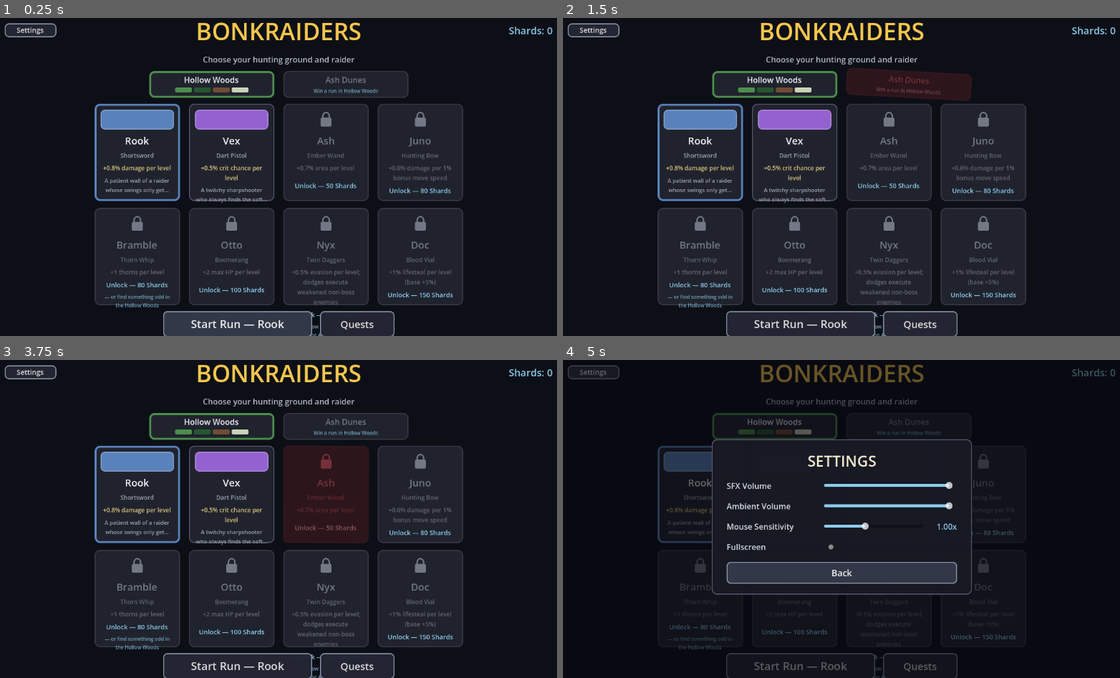
Above: before the commit, frames 1-4 (two rows, left to right).
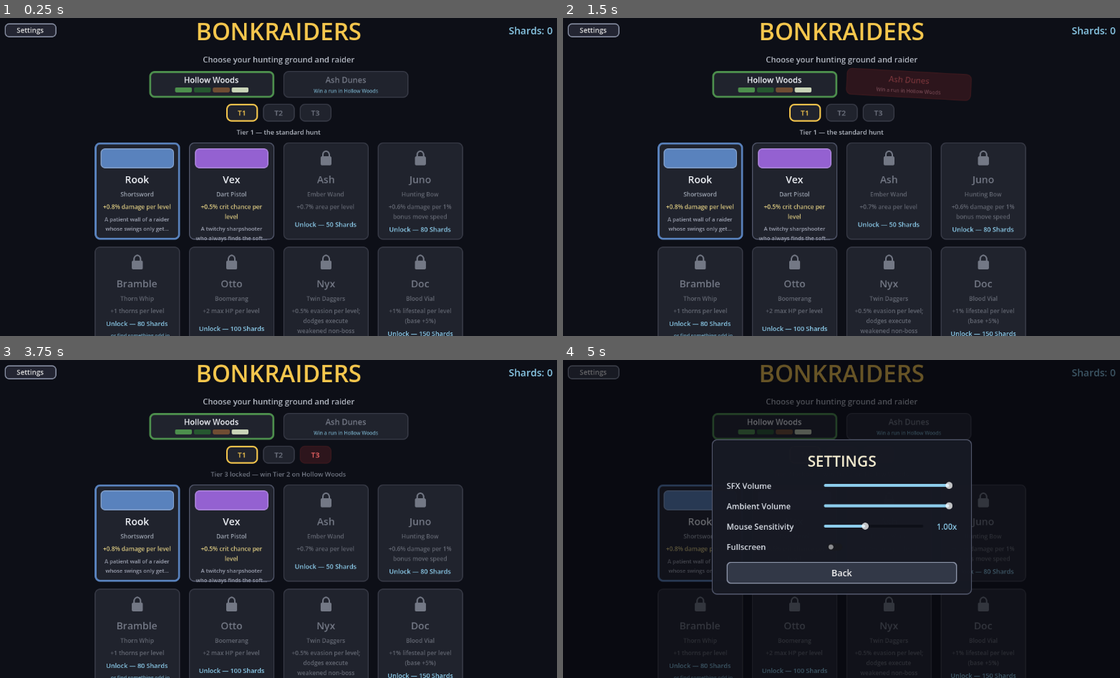
Above: after the commit, the same moments.

Repository: MotelPaso/chipeteao-main
Game: Godot game, scene res://scenes/ui/CharacterSelect.tscn
The game is run twice, just before and just after one commit, with the same random seed, the same clock (stepped at 60 frames per second) and the same inputs.
Inputs (mouse positions are in pixels of both pictures, inside the frame that each line leads up to):
- Up to frame 1 (0.25 s): no input
- Up to frame 2 (1.5 s): click (774, 84) at 0.52 s; click (908, 84) at 1.27 s
- Up to frame 3 (3.75 s): click (239, 455) at 2 s, where only the run after the commit has a clickable "T1"; click (278, 455) at 2.75 s, where only the run after the commit has a clickable "T2"; click (317, 455) at 3.5 s, where only the run after the commit has a clickable "T3"
- Up to frame 4 (5 s): click "Settings" at 4.25 s

The runs differ from the first frame. In frame 1, 12% of the frame differs, in the area x 16-84%, y 26-100%; in frame 2, 11%; in frame 3, 12%; in frame 4, 3.5%.

Commit message:
Add per-map tier system: tiered enemy/boss/XP scaling, win-gated tier unlocks, tier picker, tier quests
Co-Authored-By: Claude Fable 5 <noreply@anthropic.com>

Diff:
--- a/scenes/ui/CharacterSelect.tscn
+++ b/scenes/ui/CharacterSelect.tscn
@@ -50,6 +50,18 @@
 size_flags_horizontal = 4
 theme_override_constants/separation = 18
 
+[node name="TierRow" type="HBoxContainer" parent="Center/VBox"]
+unique_name_in_owner = true
+size_flags_horizontal = 4
+theme_override_constants/separation = 10
+
+[node name="TierSummaryLabel" type="Label" parent="Center/VBox"]
+unique_name_in_owner = true
+theme_override_colors/font_color = Color(0.72, 0.74, 0.78, 1)
+theme_override_font_sizes/font_size = 13
+horizontal_alignment = 1
+text = "Tier 1 — the standard hunt"
+
 [node name="CardsGrid" type="GridContainer" parent="Center/VBox"]
 unique_name_in_owner = true
 size_flags_horizontal = 4
--- a/scenes/ui/HUD.tscn
+++ b/scenes/ui/HUD.tscn
@@ -34,6 +34,23 @@
 theme_override_colors/font_color = Color(0.94, 0.95, 0.97, 1)
 theme_override_font_sizes/font_size = 30
 text = "00:00"
+
+[node name="TierLabel" type="Label" parent="."]
+unique_name_in_owner = true
+visible = false
+anchor_left = 0.5
+anchor_right = 0.5
+offset_left = -100.0
+offset_top = 30.0
+offset_right = -64.0
+offset_bottom = 30.0
+grow_horizontal = 0
+theme_override_colors/font_color = Color(0.96, 0.78, 0.3, 1)
+theme_override_colors/font_outline_color = Color(0.1, 0.07, 0.02, 0.9)
+theme_override_constants/outline_size = 4
+theme_override_font_sizes/font_size = 14
+text = "T2"
+horizontal_alignment = 2
 
 [node name="CurseLabel" type="Label" parent="."]
 unique_name_in_owner = true
--- a/scripts/enemies/duneburrower.gd
+++ b/scripts/enemies/duneburrower.gd
@@ -138,6 +138,12 @@
 		player_health.take_damage(erupt_damage, false, self)
 
 
+# Was missing pre-tiers, so elite/tier damage factors silently skipped the
+# burrower; now both land on the eruption.
+func _apply_elite_damage(multiplier: float) -> void:
+	erupt_damage *= multiplier
+
+
 ## Surfacing squash-and-stretch: the worm pops out of the ground.
 func _play_erupt_pop() -> void:
 	_visual.scale = Vector3(1.3, 0.15, 1.3)
--- a/scripts/enemies/enemy_base.gd
+++ b/scripts/enemies/enemy_base.gd
@@ -27,6 +27,8 @@
 
 var _gravity: float = ProjectSettings.get_setting("physics/3d/default_gravity", 9.8)
 var _xp_multiplier: int = 1
+## Map-tier XP gem value factor (see apply_tier_scaling); 1.0 = baseline.
+var _tier_xp_multiplier: float = 1.0
 # Timed slow (Thorn Whip etc.): a speed multiplier active while the timer
 # runs; expiry restores full speed. See apply_slow for the refresh rules.
 var _slow_multiplier: float = 1.0
@@ -114,6 +116,21 @@
 ## Current external speed multiplier: 1.0 whenever no slow is active.
 func active_slow_multiplier() -> float:
 	return _slow_multiplier if _slow_time_left > 0.0 else 1.0
+
+
+## Map-tier difficulty hook (GDD 6/7), applied by the spawner right after
+## a spawn: multiplies max HP (healed to the new max), attack damage
+## (through the same virtual elites use), and the XP gem payout. Distinct
+## from make_elite() and stacks multiplicatively with it in either order.
+## Every factor at 1.0 (tier 1) is an exact no-op. Call after the enemy is
+## inside the tree (relies on the onready Health child).
+func apply_tier_scaling(hp_mult: float, dmg_mult: float, xp_value_mult: float = 1.0) -> void:
+	if hp_mult != 1.0:
+		_health.max_hp *= hp_mult
+		_health.heal_full()
+	if dmg_mult != 1.0:
+		_apply_elite_damage(dmg_mult)
+	_tier_xp_multiplier = xp_value_mult
 
 
 ## Promotes this enemy to an elite: more HP (healed to the new max), speed,
@@ -220,7 +237,9 @@
 	if gem == null:
 		drop.free()
 		return
-	gem.xp_value *= _xp_multiplier
+	# Elite factor first (int), then the map-tier value factor (min 1 XP);
+	# both 1 on a baseline spawn, leaving the scene value untouched.
+	gem.xp_value = maxi(roundi(float(gem.xp_value * _xp_multiplier) * _tier_xp_multiplier), 1)
 	# Parented to the scene root, not this enemy, so it outlives the corpse.
 	get_tree().current_scene.add_child(gem)
 	gem.global_position = global_position + Vector3.UP * 0.6
--- a/scripts/systems/enemy_spawner.gd
+++ b/scripts/systems/enemy_spawner.gd
@@ -89,6 +89,24 @@
 var _bosses_alive: int = 0
 var _relief_timer: float = 0.0
 
+## Map-tier factors (MapCatalog tier spec), pushed by the arena's
+## RunSystems root at ready through the "enemy_spawner" group. All 1.0
+## until then and at tier 1, so the baseline game is untouched.
+var _tier_hp_multiplier: float = 1.0
+var _tier_damage_multiplier: float = 1.0
+var _tier_spawn_rate_multiplier: float = 1.0
+var _tier_boss_multiplier: float = 1.0
+var _tier_xp_multiplier: float = 1.0
+
+
+## Group hook (RunSystems): adopt the selected map tier's spec.
+func apply_tier_spec(spec: Dictionary) -> void:
+	_tier_hp_multiplier = float(spec.get("enemy_hp_mult", 1.0))
+	_tier_damage_multiplier = float(spec.get("enemy_damage_mult", 1.0))
+	_tier_spawn_rate_multiplier = maxf(float(spec.get("spawn_rate_mult", 1.0)), 0.1)
+	_tier_boss_multiplier = float(spec.get("boss_mult", 1.0))
+	_tier_xp_multiplier = float(spec.get("xp_value_mult", 1.0))
+
 
 func _ready() -> void:
 	# Shrines reach the spawner through this group, never by node path.
@@ -115,7 +133,9 @@
 		interval *= boss_alive_interval_multiplier
 	elif _relief_timer > 0.0:
 		interval *= boss_relief_interval_multiplier
-	return interval
+	# Tier pressure divides last, after the min_interval floor, so higher
+	# tiers stay proportionally faster even late-run.
+	return interval / _tier_spawn_rate_multiplier
 
 
 func current_count_per_tick() -> int:
@@ -191,6 +211,7 @@
 		return
 	add_child(enemy)
 	enemy.global_position = _ring_position(player)
+	enemy.apply_tier_scaling(_tier_hp_multiplier, _tier_damage_multiplier, _tier_xp_multiplier)
 	if randf() < elite_chance():
 		enemy.make_elite()
 
@@ -222,6 +243,7 @@
 		pos.z = clampf(pos.z, -arena_half_extent, arena_half_extent)
 		pos.y = _ground_height(pos, player) + 0.05
 		enemy.global_position = pos
+		enemy.apply_tier_scaling(_tier_hp_multiplier, _tier_damage_multiplier, _tier_xp_multiplier)
 		if randf() < elite_chance():
 			enemy.make_elite()
 
@@ -255,8 +277,12 @@
 		boss.boss_title = title_override
 	add_child(boss)
 	boss.global_position = _ring_position(player)
-	if stat_multiplier > 1.0:
-		boss.apply_tier(stat_multiplier)
+	# Elder rematch factor and map-tier factor land as one apply_tier call
+	# (their product), so tier_body_scale applies once per boss, and tier-1
+	# base bosses (product 1.0) stay exactly baseline.
+	var combined_multiplier := stat_multiplier * _tier_boss_multiplier
+	if combined_multiplier > 1.0:
+		boss.apply_tier(combined_multiplier)
 	# Curse Shrine payoff: the next boss consumes every banked stack and
 	# spawns harder but richer (multipliers exported on the boss).
 	var curse_stacks := RunState.consume_curses()
--- a/scripts/systems/game_config.gd
+++ b/scripts/systems/game_config.gd
@@ -13,3 +13,9 @@
 ## being played). Set by the select screen; the arena's RunSystems root
 ## republishes it at ready so direct boots stay consistent.
 var selected_map_id: String = MapCatalog.DEFAULT_ID
+
+## Map tier (1..MapCatalog.TIER_COUNT) the next run plays at. The select
+## screen resets it to 1 when switching to a map where the pick is still
+## locked, and RunSystems clamps it again at ready (direct boots, stale
+## cross-map picks), so an unearned tier can never reach a spawner.
+var selected_tier: int = 1
--- a/scripts/systems/map_catalog.gd
+++ b/scripts/systems/map_catalog.gd
@@ -14,9 +14,37 @@
 ##             list in save_data.gd).
 ##   locked_hint: select-card line telling the player how to unlock.
 ##   palette: swatch-strip colors on the select card (the biome's mood).
+##   tiers: this map's difficulty ladder (see DEFAULT_TIERS). Tier N+1
+##             unlocks by winning tier N on that same map
+##             (SaveData.is_tier_unlocked).
 
 ## Fallback map when no selection was made (an arena booted directly).
 const DEFAULT_ID: String = "hollow_woods"
+
+const TIER_COUNT: int = 3
+
+## The 3-tier difficulty ladder every map ships with (GDD 6: the boss line
+## gets harder per map tier). Tier 1 is the exact baseline game — every
+## multiplier 1.0, no bonus — so a legacy save or a direct boot changes
+## nothing. Per-tier fields:
+##   enemy_hp_mult/enemy_damage_mult: regular-spawn scaling, applied by the
+##             spawner via EnemyBase.apply_tier_scaling (stacks with elites).
+##   spawn_rate_mult: spawns-per-second factor (divides the interval).
+##   boss_mult: fed into BossBase.apply_tier (multiplies with the Elder
+##             rematch factor, stacks with curse as today).
+##   xp_value_mult: regular XP-gem value factor (rounded, min 1).
+##   shard_bonus: Shards credited outright on a victory at this tier.
+const DEFAULT_TIERS: Array[Dictionary] = [
+	{"tier": 1, "enemy_hp_mult": 1.0, "enemy_damage_mult": 1.0,
+			"spawn_rate_mult": 1.0, "boss_mult": 1.0,
+			"xp_value_mult": 1.0, "shard_bonus": 0},
+	{"tier": 2, "enemy_hp_mult": 1.6, "enemy_damage_mult": 1.35,
+			"spawn_rate_mult": 1.25, "boss_mult": 1.5,
+			"xp_value_mult": 1.3, "shard_bonus": 20},
+	{"tier": 3, "enemy_hp_mult": 2.4, "enemy_damage_mult": 1.7,
+			"spawn_rate_mult": 1.5, "boss_mult": 2.0,
+			"xp_value_mult": 1.6, "shard_bonus": 50},
+]
 
 const MAP_LIBRARY: Array[Dictionary] = [
 	{
@@ -27,6 +55,7 @@
 		"locked_hint": "",
 		"palette": [Color(0.3, 0.56, 0.3), Color(0.15, 0.34, 0.19),
 				Color(0.44, 0.3, 0.2), Color(0.79, 0.83, 0.72)],
+		"tiers": DEFAULT_TIERS,
 	},
 	{
 		"id": "ash_dunes", "display_name": "Ash Dunes",
@@ -36,6 +65,7 @@
 		"locked_hint": "Win a run in Hollow Woods",
 		"palette": [Color(0.82, 0.66, 0.4), Color(0.68, 0.36, 0.26),
 				Color(0.24, 0.55, 0.45), Color(0.94, 0.66, 0.42)],
+		"tiers": DEFAULT_TIERS,
 	},
 ]
 
@@ -52,3 +82,30 @@
 static func by_id_or_default(map_id: String) -> Dictionary:
 	var row := by_id(map_id)
 	return row if not row.is_empty() else by_id(DEFAULT_ID)
+
+
+## The map's spec for the given tier; an unknown tier (or map) falls back
+## to the baseline tier-1 spec, so bad input can only mean "current game".
+static func tier_spec(map_id: String, tier: int) -> Dictionary:
+	var tiers: Array = by_id_or_default(map_id).get("tiers", DEFAULT_TIERS)
+	for entry: Variant in tiers:
+		var spec := entry as Dictionary
+		if int(spec.tier) == tier:
+			return spec
+	return tiers[0] as Dictionary
+
+
+static func tier_shard_bonus(map_id: String, tier: int) -> int:
+	return int(tier_spec(map_id, tier).shard_bonus)
+
+
+## One-line description of a tier for the select screen.
+static func tier_summary(map_id: String, tier: int) -> String:
+	var spec := tier_spec(map_id, tier)
+	if int(spec.tier) <= 1:
+		return "Tier 1 — the standard hunt"
+	return "Tier %d — enemies +%d%% HP, +%d%% dmg · +%d bonus shards" % [
+			int(spec.tier),
+			roundi((float(spec.enemy_hp_mult) - 1.0) * 100.0),
+			roundi((float(spec.enemy_damage_mult) - 1.0) * 100.0),
+			int(spec.shard_bonus)]
--- a/scripts/systems/quest_catalog.gd
+++ b/scripts/systems/quest_catalog.gd
@@ -154,6 +154,17 @@
 		"description": "Finish 3 runs in Ash Dunes.",
 		"stat": "runs_on_ash_dunes", "target": 3, "reward": 50,
 	},
+	# Map tiers (win-gated ladders; any map counts).
+	{
+		"id": "tier2_win", "display_name": "Ascendant",
+		"description": "Win a Tier 2 run on any map.",
+		"stat": "any_t2_win", "target": 1, "reward": 70,
+	},
+	{
+		"id": "tier3_win", "display_name": "Apex Raider",
+		"description": "Win a Tier 3 run on any map.",
+		"stat": "any_t3_win", "target": 1, "reward": 120,
+	},
 	# Hidden minibosses (GDD 6 secrets). Descriptions stay vague on purpose:
 	# the quest log teases that a secret exists without mapping the trigger.
 	{
--- a/scripts/systems/run_manager.gd
+++ b/scripts/systems/run_manager.gd
@@ -56,7 +56,11 @@
 	# the save write all happen here, exactly once per run. The screen reads
 	# the outcome from SaveData.last_* so the signal shape stays unchanged.
 	var fold := SaveData.fold_run_results(victory, GameConfig.selected_character_id,
-			GameConfig.selected_map_id, RunState.level, RunState.kills, RunState.run_time)
+			GameConfig.selected_map_id, GameConfig.selected_tier,
+			RunState.level, RunState.kills, RunState.run_time)
 	print("Meta saved: %d quest(s) newly completed, %d shard(s) to claim" % [
 			(fold.new_quest_ids as Array).size(), int(fold.reward_shards)])
+	if SaveData.last_tier_bonus_shards > 0:
+		print("Tier %d victory bonus: +%d shards" % [
+				GameConfig.selected_tier, SaveData.last_tier_bonus_shards])
 	run_ended.emit(victory)
--- a/scripts/systems/save_data.gd
+++ b/scripts/systems/save_data.gd
@@ -15,6 +15,10 @@
 ##   chests_opened, max_level (high-water), best_run_minutes (high-water),
 ##   runs_as_<character_id>, wins_as_<character_id>,
 ##   runs_on_<map_id>, victories_<map_id>,
+##   victories_<map_id>_t<tier> (per-map-tier wins; tier N wins gate tier
+##   N+1 — see is_tier_unlocked; victories_<map_id> keeps counting
+##   any-tier wins so pre-tier quests and unlocks never regress),
+##   any_t2_win / any_t3_win (tier-victory quests),
 ##   slain_<miniboss_id> (hidden-boss kills, bumped by SecretBossBase).
 
 signal shards_changed(balance: int)
@@ -49,6 +53,13 @@
 ## (the run_ended signal shape stays untouched; loose coupling via here).
 var last_new_quest_ids: Array[String] = []
 var last_reward_shards: int = 0
+## Shards credited outright by the last fold's tier victory bonus (0 for a
+## defeat or a tier-1 win).
+var last_tier_bonus_shards: int = 0
+
+## Last tier picked per map id on the select screen (a remembered-choice
+## nicety, not a gate — the screen still clamps to unlocked tiers).
+var tier_choices: Dictionary[String, int] = {}
 
 ## --- Settings (persisted values; the Settings autoload applies them to
 ## buses/window and is the only writer — see settings_apply.gd) ----------
@@ -87,19 +98,28 @@
 ## --- Run-end fold (RunManager) ----------------------------------------
 
 ## Folds one finished run into the lifetime counters, marks any quest that
-## just hit its target (claiming stays manual, in the quest log), saves,
-## and returns {"new_quest_ids": Array[String], "reward_shards": int} —
-## the claimable Shard value of the newly completed quests.
-func fold_run_results(victory: bool, character_id: String, map_id: String,
+## just hit its target (claiming stays manual, in the quest log), credits
+## any tier victory bonus outright, saves, and returns
+## {"new_quest_ids": Array[String], "reward_shards": int} — the claimable
+## Shard value of the newly completed quests (the tier bonus is separate,
+## in last_tier_bonus_shards, because it needs no claim).
+func fold_run_results(victory: bool, character_id: String, map_id: String, tier: int,
 		level: int, kills: int, run_seconds: float) -> Dictionary:
+	tier = clampi(tier, 1, MapCatalog.TIER_COUNT)
 	bump("total_kills", kills)
 	bump("runs_finished")
 	bump("runs_as_" + character_id)
 	bump("runs_on_" + map_id)
+	last_tier_bonus_shards = 0
 	if victory:
 		bump("victories")
 		bump("wins_as_" + character_id)
 		bump("victories_" + map_id)
+		bump("victories_%s_t%d" % [map_id, tier])
+		if tier >= 2:
+			bump("any_t%d_win" % tier)
+			last_tier_bonus_shards = MapCatalog.tier_shard_bonus(map_id, tier)
+			shards += last_tier_bonus_shards
 	raise_to("max_level", level)
 	raise_to("best_run_minutes", int(run_seconds / 60.0))
 	last_new_quest_ids = _evaluate_quests()
@@ -107,6 +127,8 @@
 	for quest_id: String in last_new_quest_ids:
 		last_reward_shards += int(QuestCatalog.by_id(quest_id).reward)
 	save()
+	if last_tier_bonus_shards > 0:
+		shards_changed.emit(shards)
 	return {
 		"new_quest_ids": last_new_quest_ids,
 		"reward_shards": last_reward_shards,
@@ -170,6 +192,35 @@
 	return stat(stat_id) >= int(row.unlock_target)
 
 
+## --- Map tiers ----------------------------------------------------------
+
+## Tier 1 is always playable on any known map; tier N+1 unlocks by WINNING
+## tier N on that same map (per-map, so a Hollow Woods T2 win says nothing
+## about Ash Dunes). Legacy saves have no per-tier counters, so they read
+## as "only T1 unlocked" — exactly right.
+func is_tier_unlocked(map_id: String, tier: int) -> bool:
+	if MapCatalog.by_id(map_id).is_empty():
+		return false
+	if tier == 1:
+		return true
+	if tier < 1 or tier > MapCatalog.TIER_COUNT:
+		return false
+	return stat("victories_%s_t%d" % [map_id, tier - 1]) >= 1
+
+
+## Remembered select-screen tier pick for a map (1 when never picked).
+func tier_choice(map_id: String) -> int:
+	return clampi(int(tier_choices.get(map_id, 1)), 1, MapCatalog.TIER_COUNT)
+
+
+func set_tier_choice(map_id: String, tier: int) -> void:
+	tier = clampi(tier, 1, MapCatalog.TIER_COUNT)
+	if tier_choice(map_id) == tier:
+		return
+	tier_choices[map_id] = tier
+	save()
+
+
 ## --- Character unlocks -------------------------------------------------
 
 func is_unlocked(character_id: String) -> bool:
@@ -235,6 +286,8 @@
 	counters = _as_int_dict(data.get("counters"))
 	completed_quest_ids = _as_string_array(data.get("completed_quests"))
 	claimed_quest_ids = _as_string_array(data.get("claimed_quests"))
+	# Missing on legacy (pre-tier) saves: every map just remembers tier 1.
+	tier_choices = _as_int_dict(data.get("tier_choice"))
 	_load_settings(data.get("settings"))
 	# Starters are always playable, even if an edited file dropped them.
 	for starter_id: String in CharacterCatalog.starter_ids():
@@ -257,6 +310,7 @@
 	counters = {}
 	completed_quest_ids = []
 	claimed_quest_ids = []
+	tier_choices = {}
 	sfx_volume = DEFAULT_SFX_VOLUME
 	ambient_volume = DEFAULT_AMBIENT_VOLUME
 	mouse_sensitivity = DEFAULT_MOUSE_SENSITIVITY
@@ -287,6 +341,7 @@
 		"counters": counters,
 		"completed_quests": completed_quest_ids,
 		"claimed_quests": claimed_quest_ids,
+		"tier_choice": tier_choices,
 		"settings": {
 			"sfx_volume": sfx_volume,
 			"ambient_volume": ambient_volume,
--- a/scripts/ui/character_select.gd
+++ b/scripts/ui/character_select.gd
@@ -12,9 +12,12 @@
 ## for N? [Yes]" confirm (second click cancels), while a short balance
 ## earns a red-flash shake instead. Locked maps show grayed with the
 ## catalog's unlock hint and reject clicks the same way (map unlocks are
-## earned, never bought). The Shard balance sits top-right and the Quests
-## button opens the quest log. Styling matches the run UI: dark
-## StyleBoxFlat.
+## earned, never bought). Under the map row, a T1/T2/T3 tier picker for
+## the selected map: tiers are win-gated per map (SaveData
+## .is_tier_unlocked), locked picks gray out and explain the gate, and the
+## last pick per map persists (SaveData.tier_choice). The Shard balance
+## sits top-right and the Quests button opens the quest log. Styling
+## matches the run UI: dark StyleBoxFlat.
 
 const QUEST_LOG_SCENE_PATH := "res://scenes/ui/QuestLog.tscn"
 
@@ -27,9 +30,14 @@
 const LOCKED_TEXT_COLOR := Color(0.45, 0.47, 0.52)
 const SHARD_TEXT_COLOR := Color(0.55, 0.8, 0.92)
 const REJECT_FLASH_COLOR := Color(1.0, 0.42, 0.42)
+const TIER_ACCENT_COLOR := Color(0.96, 0.78, 0.3)
+const TIER_SUMMARY_COLOR := Color(0.72, 0.74, 0.78)
+const TIER_BUTTON_SIZE := Vector2(64, 36)
 
 @onready var _cards_grid: GridContainer = %CardsGrid
 @onready var _map_row: HBoxContainer = %MapRow
+@onready var _tier_row: HBoxContainer = %TierRow
+@onready var _tier_summary_label: Label = %TierSummaryLabel
 @onready var _start_button: Button = %StartButton
 @onready var _quests_button: Button = %QuestsButton
 @onready var _settings_button: Button = %SettingsButton
@@ -40,6 +48,8 @@
 var _cards_by_id: Dictionary[String, Button] = {}
 ## Card button per catalog map id, for selection restyling.
 var _map_cards_by_id: Dictionary[String, Button] = {}
+## Tier picker buttons, index 0 = tier 1; restyled per selected map.
+var _tier_buttons: Array[Button] = []
 ## Character id whose card currently shows the inline unlock confirm.
 var _pending_unlock_id: String = ""
 
@@ -52,6 +62,14 @@
 		map_card.pressed.connect(_on_map_card_pressed.bind(String(map_row.id)))
 		_map_row.add_child(map_card)
 		_map_cards_by_id[String(map_row.id)] = map_card
+	for tier in range(1, MapCatalog.TIER_COUNT + 1):
+		var tier_button := Button.new()
+		tier_button.custom_minimum_size = TIER_BUTTON_SIZE
+		tier_button.text = "T%d" % tier
+		tier_button.add_theme_font_size_override("font_size", 15)
+		tier_button.pressed.connect(_on_tier_pressed.bind(tier))
+		_tier_row.add_child(tier_button)
+		_tier_buttons.append(tier_button)
 	for character: Dictionary in CharacterCatalog.CHARACTER_LIBRARY:
 		var card := Button.new()
 		card.custom_minimum_size = CARD_SIZE
@@ -143,7 +161,14 @@
 
 func _select_map(map_id: String) -> void:
 	GameConfig.selected_map_id = map_id
+	# Restore this map's remembered tier pick; a tier the map hasn't
+	# earned yet (or a legacy save with none) drops to the baseline.
+	var remembered_tier := SaveData.tier_choice(map_id)
+	if not SaveData.is_tier_unlocked(map_id, remembered_tier):
+		remembered_tier = 1
+	GameConfig.selected_tier = remembered_tier
 	_refresh_map_cards()
+	_refresh_tier_row()
 
 
 func _on_map_card_pressed(map_id: String) -> void:
@@ -151,6 +176,44 @@
 		_select_map(map_id)
 	else:
 		_reject_card(_map_cards_by_id[map_id])
+
+
+## --- Tier picker (win tier N on a map to open its tier N+1) -------------
+
+func _on_tier_pressed(tier: int) -> void:
+	var map_id := GameConfig.selected_map_id
+	if SaveData.is_tier_unlocked(map_id, tier):
+		GameConfig.selected_tier = tier
+		SaveData.set_tier_choice(map_id, tier)
+		_refresh_tier_row()
+		return
+	_reject_card(_tier_buttons[tier - 1])
+	# Locked feedback: the summary line explains the gate until the next
+	# refresh repaints it with the selected tier's summary.
+	_tier_summary_label.text = "Tier %d locked — win Tier %d on %s" % [
+			tier, tier - 1, String(MapCatalog.by_id_or_default(map_id).display_name)]
+	_tier_summary_label.add_theme_color_override("font_color", LOCKED_TEXT_COLOR)
+
+
+func _refresh_tier_row() -> void:
+	var map_id := GameConfig.selected_map_id
+	for i in _tier_buttons.size():
+		var tier := i + 1
+		var tier_button := _tier_buttons[i]
+		if not SaveData.is_tier_unlocked(map_id, tier):
+			tier_button.tooltip_text = "Win Tier %d here to unlock" % (tier - 1)
+			tier_button.add_theme_color_override("font_color", LOCKED_TEXT_COLOR)
+			_style_card(tier_button, LOCKED_BORDER_COLOR, 2)
+			continue
+		tier_button.tooltip_text = ""
+		var selected := tier == GameConfig.selected_tier
+		tier_button.add_theme_color_override("font_color",
+				TIER_ACCENT_COLOR if selected else Color(0.85, 0.87, 0.9))
+		_style_card(tier_button,
+				TIER_ACCENT_COLOR if selected else UNSELECTED_BORDER_COLOR,
+				3 if selected else 2)
+	_tier_summary_label.text = MapCatalog.tier_summary(map_id, GameConfig.selected_tier)
+	_tier_summary_label.add_theme_color_override("font_color", TIER_SUMMARY_COLOR)
 
 
 func _refresh_map_cards() -> void:
--- a/scripts/ui/hud.gd
+++ b/scripts/ui/hud.gd
@@ -38,6 +38,7 @@
 @onready var _boss_name_label: Label = %BossNameLabel
 @onready var _announce_label: Label = %AnnounceLabel
 @onready var _curse_label: Label = %CurseLabel
+@onready var _tier_label: Label = %TierLabel
 @onready var _streak_label: Label = %StreakLabel
 
 var _hp_fill: StyleBoxFlat
@@ -163,6 +164,13 @@
 	_curse_label.text = "Cursed x%d" % stacks
 
 
+## Map-tier tag on the timer's other flank, pushed through the "hud" group
+## by RunSystems once it settles the run's tier; hidden on the baseline.
+func show_tier_tag(tier: int) -> void:
+	_tier_label.visible = tier > 1
+	_tier_label.text = "T%d" % tier
+
+
 ## Called through the "boss_ui" group by a boss entering the arena. If one
 ## is already tracked, the bar re-targets to the newest boss (bosses are
 ## sequential by design; two alive shows the latest).
--- a/scripts/ui/run_end_screen.gd
+++ b/scripts/ui/run_end_screen.gd
@@ -54,14 +54,20 @@
 	_level_value.text = str(RunState.level)
 	_kills_value.text = str(RunState.kills)
 	# Meta earnings from this run's fold (RunManager ran it just before
-	# emitting run_ended): quests newly completed, with their claimable
-	# Shard value waiting in the quest log.
+	# emitting run_ended): any map-tier victory bonus (credited outright)
+	# plus quests newly completed, whose claimable Shard value waits in the
+	# quest log.
+	var earning_lines: Array[String] = []
+	if SaveData.last_tier_bonus_shards > 0:
+		earning_lines.append("+%d shards — Tier %d victory bonus" % [
+				SaveData.last_tier_bonus_shards, GameConfig.selected_tier])
 	var quest_count := SaveData.last_new_quest_ids.size()
-	_rewards_label.visible = quest_count > 0
 	if quest_count > 0:
-		_rewards_label.text = "+%d shards · %d quest%s completed — claim in the quest log" % [
+		earning_lines.append("+%d shards · %d quest%s completed — claim in the quest log" % [
 				SaveData.last_reward_shards, quest_count,
-				"" if quest_count == 1 else "s"]
+				"" if quest_count == 1 else "s"])
+	_rewards_label.visible = not earning_lines.is_empty()
+	_rewards_label.text = "\n".join(earning_lines)
 	Input.set_mouse_mode(Input.MOUSE_MODE_VISIBLE)
 	visible = true
 	_retry_button.grab_focus()
--- a/scripts/world/run_systems.gd
+++ b/scripts/world/run_systems.gd
@@ -15,3 +15,13 @@
 
 func _ready() -> void:
 	GameConfig.selected_map_id = map_id
+	# Settle the run's map tier: a pick this map hasn't earned (stale
+	# cross-map selection, edited config) falls back to the baseline.
+	if not SaveData.is_tier_unlocked(map_id, GameConfig.selected_tier):
+		GameConfig.selected_tier = 1
+	# Push the tier out through groups, never node paths. Works because the
+	# arena's EnemySpawner and this RunSystems' HUD sit earlier in tree
+	# order, so both joined their groups before this _ready runs.
+	var spec := MapCatalog.tier_spec(map_id, GameConfig.selected_tier)
+	get_tree().call_group("enemy_spawner", "apply_tier_spec", spec)
+	get_tree().call_group("hud", "show_tier_tag", GameConfig.selected_tier)
Not shown, changed: CHANGELOG.md
